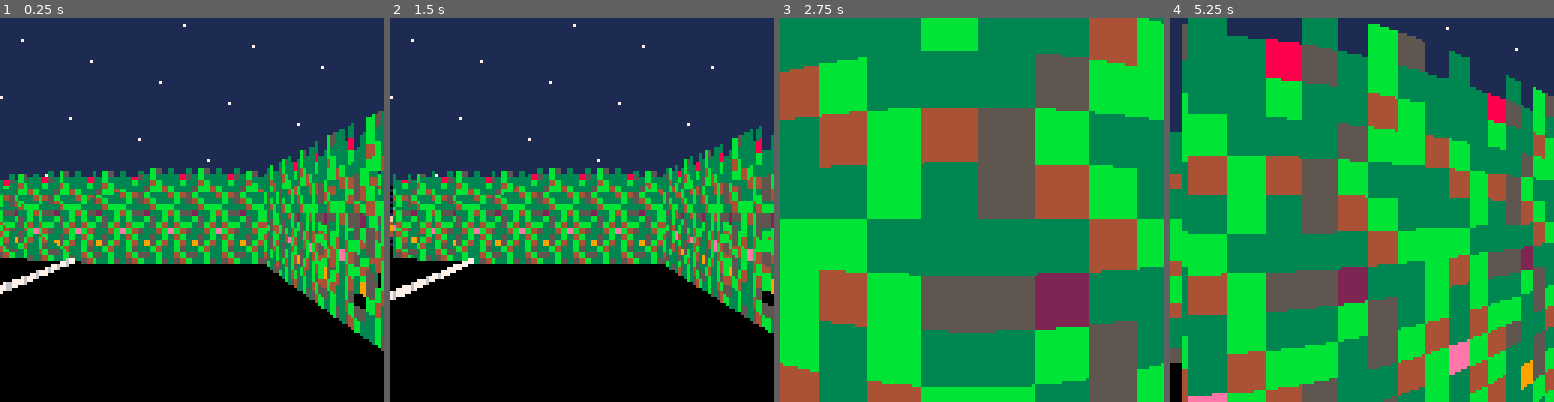
Above: before the commit, frames 1-4 (left to right).
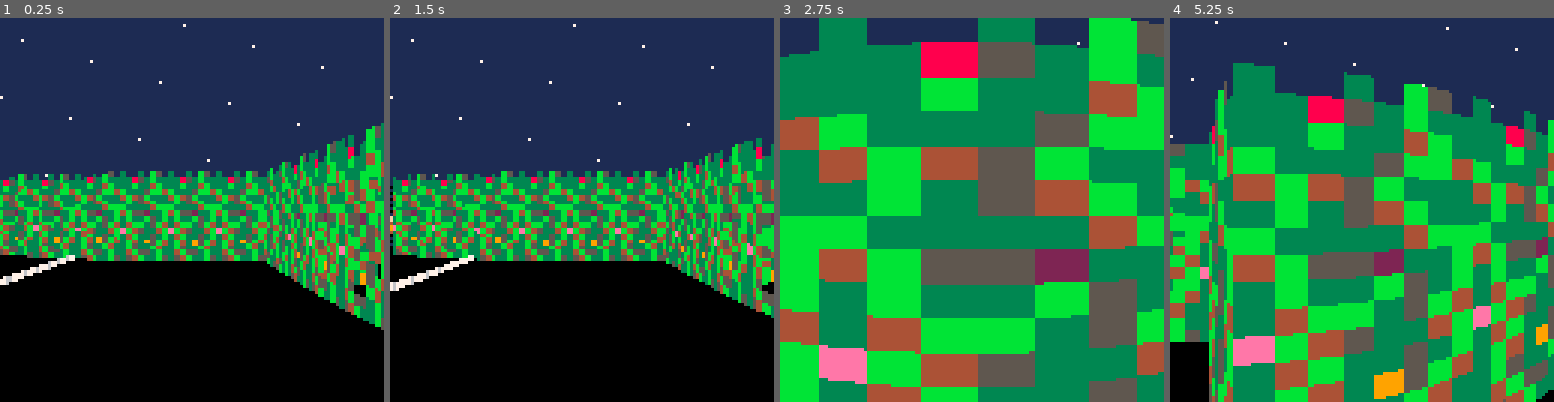
Above: after the commit, the same moments.

Repository: jcwilk/anx
Game: PICO-8 cartridge anx.p8
Two runs of this game, one before a commit and one after it. Both use one fixed random seed, a clock stepped at 60 frames per second and the inputs below.
Inputs:
- Up to frame 1 (0.25 s): no input
- Up to frame 2 (1.5 s): tap X (X key) at 0.33, 1.07 s; tap O (Z key) at 0.7 s
- Up to frame 3 (2.75 s): hold Right 1.6-2.1 s; tap O (Z key) at 1.7, 2.1, 2.5 s; tap X (X key) at 1.85 s; hold Up 2.15-2.42 s; hold Right from 2.47 s (still down)
- Up to frame 4 (5.25 s): tap O (Z key) every 0.4 s from 2.9 to 4.9 s; tap X (X key) at 2.97, 4.08, 5.2 s; release Right at 3.03 s; hold Left 3.08-3.58 s; hold Down 3.63-3.97 s; hold Right 4.02-4.68 s; hold Up 4.73-5.03 s; hold Left from 5.08 s (still down)

The runs differ from the first frame. In frame 1, 8.8% of the frame differs, in the area x 0-100%, y 24-87%; in frame 2, 7.7%; in frame 3, 56%; in frame 4, 69%, in the area x 0-100%, y 0-100%.

Commit message:
Sort things to draw by distance before drawing

Diff:
--- a/anx.p8
+++ b/anx.p8
@@ -269,6 +269,7 @@
  if distance < .1 then
   return
  end
+ distance+=distance_to_screen
  local sprite_height=height_scale/distance/field_of_view
  local height=sprites_tall*sprite_height
  local screeny=64+2*sprite_height*height_ratio-height
@@ -277,16 +278,19 @@
  local screenxright=screenx+draw_width-1
 
  local pixel_column=cached_sprites[sprite_id][pixel_col+1]
- return function()
-  local pixel_color, offset_check, check_col
-
-  for pixel_row=1,(sprites_tall*8) do
-   pixel_color=pixel_column[pixel_row]
-   if pixel_color > 0 then
-    rectfill(screenx,screeny+pixel_row*pixel_height-pixel_height,screenxright,screeny+pixel_row*pixel_height-1,pixel_color)
-   end
-  end
- end
+ return {
+  distance=distance,
+  draw=function()
+   local pixel_color, offset_check, check_col
+
+   for pixel_row=1,(sprites_tall*8) do
+    pixel_color=pixel_column[pixel_row]
+    if pixel_color > 0 then
+     rectfill(screenx,screeny+pixel_row*pixel_height-pixel_height,screenxright,screeny+pixel_row*pixel_height-1,pixel_color)
+    end
+   end
+  end
+ }
 end
 
 cached_mobs={}
@@ -311,6 +315,7 @@
  local vec_to_mob=mob.coords-player.coords
  local distance=vec_to_mob:tomagnitude()
  local normal_vec_to_mob=vec_to_mob/distance
+ distance+=distance_to_screen
 
  local width_vector=(mob_bearing-.25):tovector()
  local side_length=(width_vector*normal_vec_to_mob)/8
@@ -395,7 +400,8 @@
  local mob_data={
   rows=rows,
   columns=columns,
-  side_length=tounit(side_length*face_length)*screen_side
+  side_length=tounit(side_length*face_length)*screen_side,
+  distance=distance
  }
 
  cached_mobs[mob.id]=mob_data
@@ -406,68 +412,71 @@
 function deferred_mob_draw(mob,dir_vector,screenx,draw_width)
  local mob_data=cache_mob(mob,dir_vector,screenx,draw_width)
 
- return function()
-  local pixel_col
-  local found=false
-  local column, pixel
-  local col_i=0
-  local side_only=false
-  while not found and col_i < #mob_data.columns do
-   col_i+=1
-   column=mob_data.columns[col_i]
-   if column.xo <= screenx then
-    if column.xf >= screenx then
+ return {
+  distance=mob_data.distance,
+  draw=function()
+   local pixel_col
+   local found=false
+   local column, pixel
+   local col_i=0
+   local side_only=false
+   while not found and col_i < #mob_data.columns do
+    col_i+=1
+    column=mob_data.columns[col_i]
+    if column.xo <= screenx then
+     if column.xf >= screenx then
+      found=true
+     end
+    elseif column.xo+mob_data.side_length <= screenx then
+     side_only=true
      found=true
-    end
-   elseif column.xo+mob_data.side_length <= screenx then
+    else
+     return
+    end
+   end
+
+   if not found then
     side_only=true
-    found=true
-   else
-    return
-   end
-  end
-
-  if not found then
-   side_only=true
-  end
-
-  local screenxright=screenx+draw_width-1
-  local side_i,side
-
-  for row in all(mob_data.rows) do
-   pixel=row.pixels[col_i]
-   if not side_only and pixel > 0 then
-    rectfill(screenx,row.yo,screenxright,row.yf,pixel)
-   else
-    found=false
-    if mob_data.side_length <= 0 then
-     side_i=0
-     while not found and side_i < #row.sides do
-      side_i+=1
-      side=row.sides[side_i]
-      if side.xo <= screenx and side.xf >= screenx then
-       found=true
-       rectfill(screenx,row.yo,screenxright,row.yf,side.color)
-      elseif screenx < side.xo then
-       found=true
+   end
+
+   local screenxright=screenx+draw_width-1
+   local side_i,side
+
+   for row in all(mob_data.rows) do
+    pixel=row.pixels[col_i]
+    if not side_only and pixel > 0 then
+     rectfill(screenx,row.yo,screenxright,row.yf,pixel)
+    else
+     found=false
+     if mob_data.side_length <= 0 then
+      side_i=0
+      while not found and side_i < #row.sides do
+       side_i+=1
+       side=row.sides[side_i]
+       if side.xo <= screenx and side.xf >= screenx then
+        found=true
+        rectfill(screenx,row.yo,screenxright,row.yf,side.color)
+       elseif screenx < side.xo then
+        found=true
+       end
+      end
+     else
+      side_i=#row.sides
+      while not found and side_i > 0 do
+       side=row.sides[side_i]
+       if side.xo <= screenx and side.xf >= screenx then
+        found=true
+        rectfill(screenx,row.yo,screenxright,row.yf,side.color)
+       elseif screenx > side.xf then
+        found=true
+       end
+       side_i-=1
       end
      end
-    else
-     side_i=#row.sides
-     while not found and side_i > 0 do
-      side=row.sides[side_i]
-      if side.xo <= screenx and side.xf >= screenx then
-       found=true
-       rectfill(screenx,row.yo,screenxright,row.yf,side.color)
-      elseif screenx > side.xf then
-       found=true
-      end
-      side_i-=1
-     end
-    end
-   end
-  end
- end
+    end
+   end
+  end
+ }
 end
 
 makemobile = (function()
@@ -597,7 +606,8 @@
 field_of_view=orig_field_of_view -- 45*
 draw_distance=12
 height_scale=20 -- multiplier for something at distance of one after dividing by field of view
-height_ratio=0.6
+height_ratio=.6
+distance_to_screen=.5
 
 start_time=0
 max_width=0
@@ -622,7 +632,7 @@
 
  local skipped_columns=0
  local found_mobs
- local mob_draw, draw_stack
+ local new_draw, deferred_draws
  local draw_width
  local last_tile_occupied
  max_width=0
@@ -650,7 +660,7 @@
   curry=round(player.coords.y)
   found=false
   count=1
-  draw_stack={}
+  deferred_draws=make_pool()
   found_mobs={}
 
   while not found and count <= draw_distance do
@@ -694,7 +704,10 @@
      if reversed then
       pixel_col=7-pixel_col
      end
-     add(draw_stack,deferred_wall_draw(intx,inty,sprite_id,pixel_col,draw_width))
+     new_draw=deferred_wall_draw(intx,inty,sprite_id,pixel_col,draw_width)
+     if new_draw then
+      deferred_draws.make(new_draw)
+     end
     end
     last_tile_occupied=sprite_id
    else
@@ -703,19 +716,23 @@
    if not found and mob_pos_map[currx] and mob_pos_map[currx][curry] then
     for mobi in all(mob_pos_map[currx][curry]) do
      if not found_mobs[mobi.id] then
-      mob_draw=mobi:deferred_draw(pv,screenx,draw_width)
-      if mob_draw then
+      new_draw=mobi:deferred_draw(pv,screenx,draw_width)
+      if new_draw then
        found_mobs[mobi.id]=true
-       add(draw_stack,mob_draw)
+       deferred_draws.make(new_draw)
       end
      end
     end
    end
   end
 
-  for stack_i=#draw_stack,1,-1 do
-   draw_stack[stack_i]()
-  end
+  deferred_draws:sort_by(function(d)
+   return d.distance
+  end)
+
+  deferred_draws:each(function(d)
+   d.draw()
+  end)
 
   if debug and draw_width>1 then
    line(screenx+1,127,screenx+draw_width-1,127,8)
@@ -889,8 +906,10 @@
  --draw_walls()
  mob_pos_map={}
  mobile_pool:each(function(mob)
-  for x=flr(mob.coords.x),flr(mob.coords.x)+1 do
-   for y=flr(mob.coords.y),flr(mob.coords.y)+1 do
+  for x=flr(mob.coords.x),ceil(mob.coords.x) do
+   for y=flr(mob.coords.y),ceil(mob.coords.y) do
+  -- local x=round(mob.coords.x)
+  -- local y=round(mob.coords.y)
     mob_pos_map[x] = mob_pos_map[x] or {}
     mob_pos_map[x][y] = mob_pos_map[x][y] or {}
     add(mob_pos_map[x][y],mob)
--- a/main.lua
+++ b/main.lua
@@ -3,7 +3,8 @@
 field_of_view=orig_field_of_view -- 45*
 draw_distance=12
 height_scale=20 -- multiplier for something at distance of one after dividing by field of view
-height_ratio=0.6
+height_ratio=.6
+distance_to_screen=.5
 
 start_time=0
 max_width=0
@@ -28,7 +29,7 @@
 
   local skipped_columns=0
   local found_mobs
-  local mob_draw, draw_stack
+  local new_draw, deferred_draws
   local draw_width
   local last_tile_occupied
   max_width=0
@@ -56,7 +57,7 @@
     curry=round(player.coords.y)
     found=false
     count=1
-    draw_stack={}
+    deferred_draws=make_pool()
     found_mobs={}
 
     while not found and count <= draw_distance do
@@ -100,7 +101,10 @@
           if reversed then
             pixel_col=7-pixel_col
           end
-          add(draw_stack,deferred_wall_draw(intx,inty,sprite_id,pixel_col,draw_width))
+          new_draw=deferred_wall_draw(intx,inty,sprite_id,pixel_col,draw_width)
+          if new_draw then
+            deferred_draws.make(new_draw)
+          end
         end
         last_tile_occupied=sprite_id
       else
@@ -109,19 +113,23 @@
       if not found and mob_pos_map[currx] and mob_pos_map[currx][curry] then
         for mobi in all(mob_pos_map[currx][curry]) do
           if not found_mobs[mobi.id] then
-            mob_draw=mobi:deferred_draw(pv,screenx,draw_width)
-            if mob_draw then
+            new_draw=mobi:deferred_draw(pv,screenx,draw_width)
+            if new_draw then
               found_mobs[mobi.id]=true
-              add(draw_stack,mob_draw)
+              deferred_draws.make(new_draw)
             end
           end
         end
       end
     end
 
-    for stack_i=#draw_stack,1,-1 do
-      draw_stack[stack_i]()
-    end
+    deferred_draws:sort_by(function(d)
+      return d.distance
+    end)
+
+    deferred_draws:each(function(d)
+      d.draw()
+    end)
 
     if debug and draw_width>1 then
       line(screenx+1,127,screenx+draw_width-1,127,8)
@@ -295,8 +303,10 @@
   --draw_walls()
   mob_pos_map={}
   mobile_pool:each(function(mob)
-    for x=flr(mob.coords.x),flr(mob.coords.x)+1 do
-      for y=flr(mob.coords.y),flr(mob.coords.y)+1 do
+    for x=flr(mob.coords.x),ceil(mob.coords.x) do
+      for y=flr(mob.coords.y),ceil(mob.coords.y) do
+    -- local x=round(mob.coords.x)
+    -- local y=round(mob.coords.y)
         mob_pos_map[x] = mob_pos_map[x] or {}
         mob_pos_map[x][y] = mob_pos_map[x][y] or {}
         add(mob_pos_map[x][y],mob)
--- a/sprites.p8
+++ b/sprites.p8
@@ -269,6 +269,7 @@
   if distance < .1 then
     return
   end
+  distance+=distance_to_screen
   local sprite_height=height_scale/distance/field_of_view
   local height=sprites_tall*sprite_height
   local screeny=64+2*sprite_height*height_ratio-height
@@ -277,16 +278,19 @@
   local screenxright=screenx+draw_width-1
 
   local pixel_column=cached_sprites[sprite_id][pixel_col+1]
-  return function()
-    local pixel_color, offset_check, check_col
-
-    for pixel_row=1,(sprites_tall*8) do
-      pixel_color=pixel_column[pixel_row]
-      if pixel_color > 0 then
-        rectfill(screenx,screeny+pixel_row*pixel_height-pixel_height,screenxright,screeny+pixel_row*pixel_height-1,pixel_color)
+  return {
+    distance=distance,
+    draw=function()
+      local pixel_color, offset_check, check_col
+
+      for pixel_row=1,(sprites_tall*8) do
+        pixel_color=pixel_column[pixel_row]
+        if pixel_color > 0 then
+          rectfill(screenx,screeny+pixel_row*pixel_height-pixel_height,screenxright,screeny+pixel_row*pixel_height-1,pixel_color)
+        end
       end
     end
-  end
+  }
 end
 
 cached_mobs={}
@@ -311,6 +315,7 @@
   local vec_to_mob=mob.coords-player.coords
   local distance=vec_to_mob:tomagnitude()
   local normal_vec_to_mob=vec_to_mob/distance
+  distance+=distance_to_screen
 
   local width_vector=(mob_bearing-.25):tovector()
   local side_length=(width_vector*normal_vec_to_mob)/8
@@ -395,7 +400,8 @@
   local mob_data={
     rows=rows,
     columns=columns,
-    side_length=tounit(side_length*face_length)*screen_side
+    side_length=tounit(side_length*face_length)*screen_side,
+    distance=distance
   }
 
   cached_mobs[mob.id]=mob_data
@@ -406,68 +412,71 @@
 function deferred_mob_draw(mob,dir_vector,screenx,draw_width)
   local mob_data=cache_mob(mob,dir_vector,screenx,draw_width)
 
-  return function()
-    local pixel_col
-    local found=false
-    local column, pixel
-    local col_i=0
-    local side_only=false
-    while not found and col_i < #mob_data.columns do
-      col_i+=1
-      column=mob_data.columns[col_i]
-      if column.xo <= screenx then
-        if column.xf >= screenx then
+  return {
+    distance=mob_data.distance,
+    draw=function()
+      local pixel_col
+      local found=false
+      local column, pixel
+      local col_i=0
+      local side_only=false
+      while not found and col_i < #mob_data.columns do
+        col_i+=1
+        column=mob_data.columns[col_i]
+        if column.xo <= screenx then
+          if column.xf >= screenx then
+            found=true
+          end
+        elseif column.xo+mob_data.side_length <= screenx then
+          side_only=true
           found=true
+        else
+          return
         end
-      elseif column.xo+mob_data.side_length <= screenx then
+      end
+
+      if not found then
         side_only=true
-        found=true
-      else
-        return
       end
-    end
-
-    if not found then
-      side_only=true
-    end
-
-    local screenxright=screenx+draw_width-1
-    local side_i,side
-
-    for row in all(mob_data.rows) do
-      pixel=row.pixels[col_i]
-      if not side_only and pixel > 0 then
-        rectfill(screenx,row.yo,screenxright,row.yf,pixel)
-      else
-        found=false
-        if mob_data.side_length <= 0 then
-          side_i=0
-          while not found and side_i < #row.sides do
-            side_i+=1
-            side=row.sides[side_i]
-            if side.xo <= screenx and side.xf >= screenx then
-              found=true
-              rectfill(screenx,row.yo,screenxright,row.yf,side.color)
-            elseif screenx < side.xo then
-              found=true
+
+      local screenxright=screenx+draw_width-1
+      local side_i,side
+
+      for row in all(mob_data.rows) do
+        pixel=row.pixels[col_i]
+        if not side_only and pixel > 0 then
+          rectfill(screenx,row.yo,screenxright,row.yf,pixel)
+        else
+          found=false
+          if mob_data.side_length <= 0 then
+            side_i=0
+            while not found and side_i < #row.sides do
+              side_i+=1
+              side=row.sides[side_i]
+              if side.xo <= screenx and side.xf >= screenx then
+                found=true
+                rectfill(screenx,row.yo,screenxright,row.yf,side.color)
+              elseif screenx < side.xo then
+                found=true
+              end
             end
-          end
-        else
-          side_i=#row.sides
-          while not found and side_i > 0 do
-            side=row.sides[side_i]
-            if side.xo <= screenx and side.xf >= screenx then
-              found=true
-              rectfill(screenx,row.yo,screenxright,row.yf,side.color)
-            elseif screenx > side.xf then
-              found=true
+          else
+            side_i=#row.sides
+            while not found and side_i > 0 do
+              side=row.sides[side_i]
+              if side.xo <= screenx and side.xf >= screenx then
+                found=true
+                rectfill(screenx,row.yo,screenxright,row.yf,side.color)
+              elseif screenx > side.xf then
+                found=true
+              end
+              side_i-=1
             end
-            side_i-=1
           end
         end
       end
     end
-  end
+  }
 end
 
 makemobile = (function()
